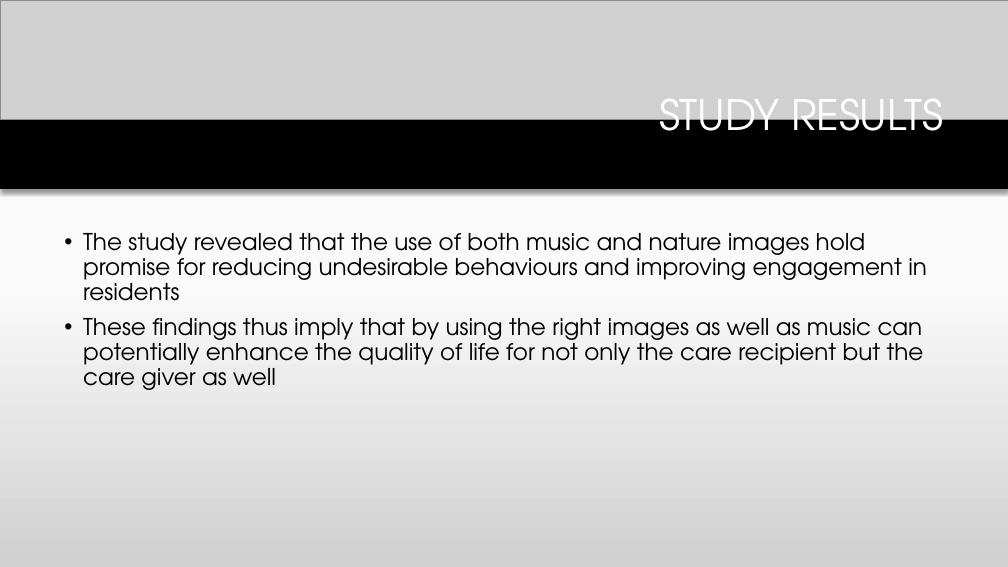
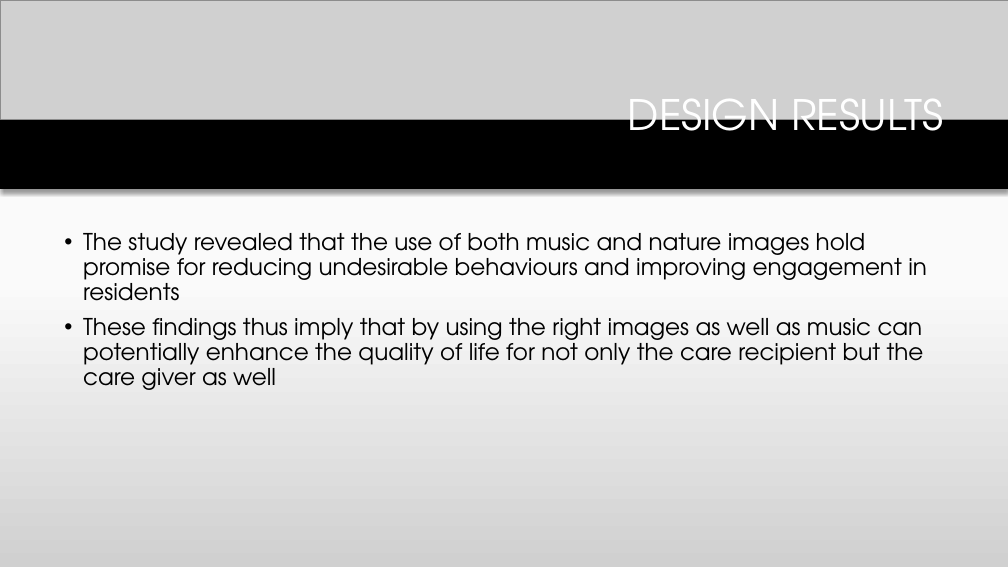
Before and after one commit to LoftieFourie/Honours_Project, a slide deck: slide 18 of Review of studies to motivate implementation and design.pptx. Drawn at 1008x567 pixels with LibreOffice and Linux fonts; fonts in the diff are those of the drawing; grey boxes stand for pictures; background and template pictures are left out. Boxes give left, top, right and bottom in pixels: in the first picture for what was removed or moved away, otherwise in the second. Text is boxed around its words. In the diff, an @@ line names an element or a change of style, - is before the commit and + after.

```diff
--- a/Review of studies to motivate implementation and design.pptx
+++ b/Review of studies to motivate implementation and design.pptx
@@ title at [628,99,944,149]: text changed @@
-STUDY RESULTS
+DESIGN RESULTS
```
